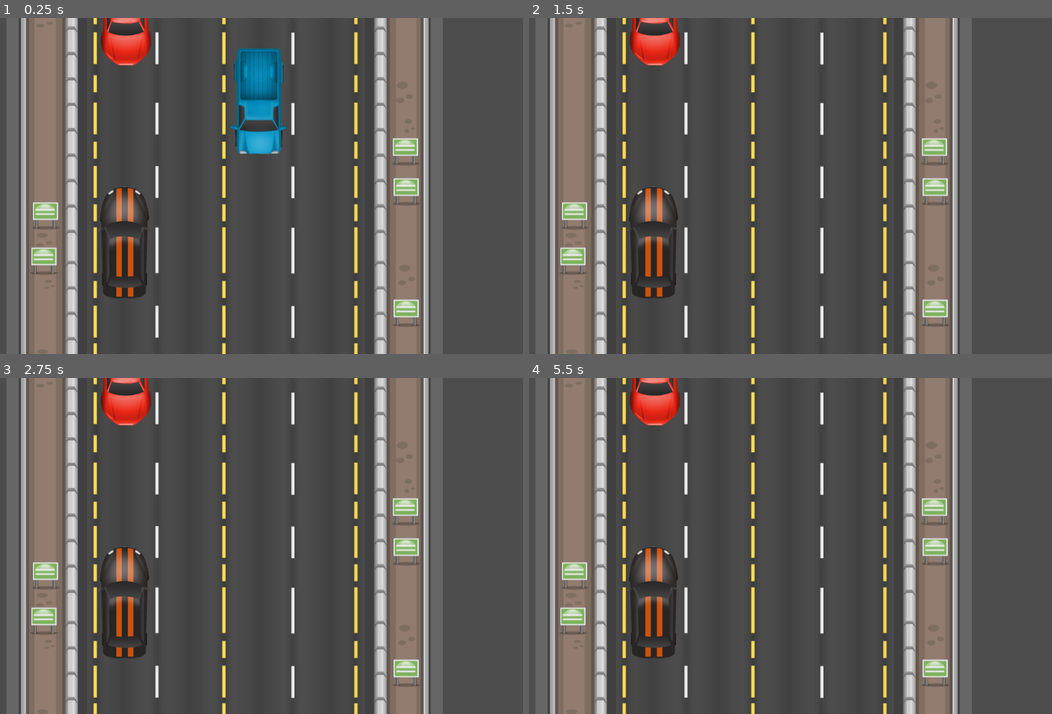
Above: before the commit, frames 1-4 (two rows, left to right).
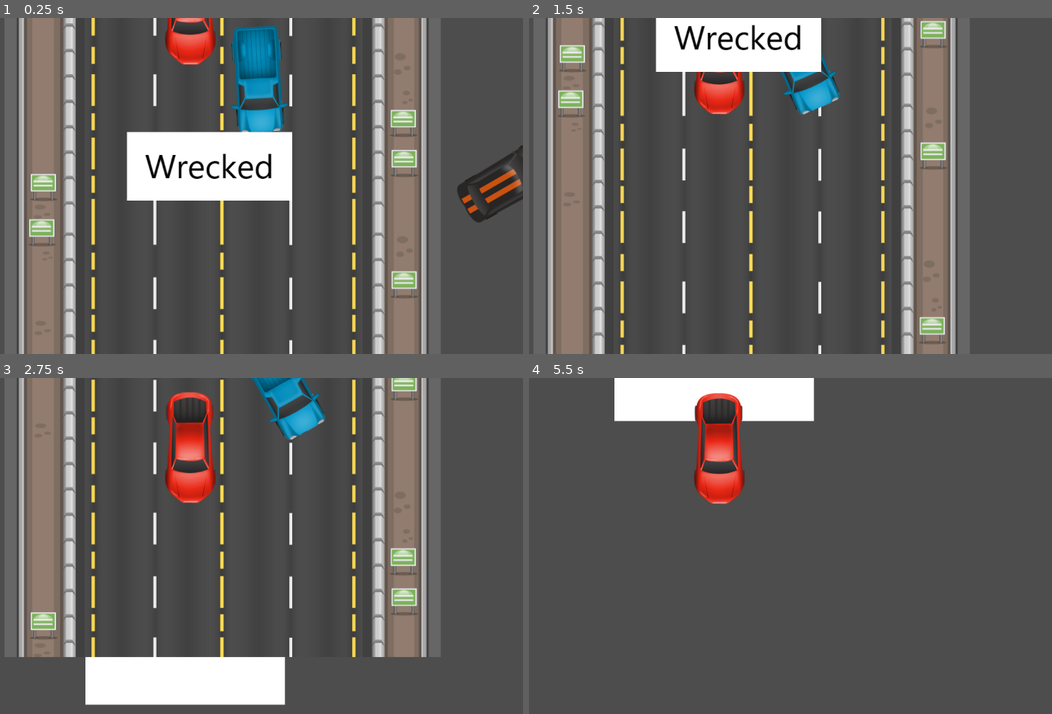
Above: after the commit, the same moments.

Repository: Bigfootmech/GWJ_91-Theft
Game: Godot game, scene res://MainGame.tscn
Same seed, same stepped clock (60 frames per second), same inputs: the game is played once before the commit and once after it. The project has no main scene, so this scene is started directly.
Inputs (mouse positions are in pixels of both pictures, inside the frame that each line leads up to):
- Up to frame 1 (0.25 s): no input
- Up to frame 2 (1.5 s): move the mouse to (884, 169) at 0.52 s; move the mouse to (633, 202) at 1.27 s
- Up to frame 3 (2.75 s): move the mouse to (282, 472) at 2.02 s
- Up to frame 4 (5.5 s): move the mouse to (722, 613) at 2.77 s; move the mouse to (931, 596) at 3.52 s; move the mouse to (570, 495) at 4.27 s; move the mouse to (780, 546) at 5.02 s

The runs differ from the first frame. In frame 1, 29% of the frame differs, in the area x 0-100%, y 0-100%; in frame 2, 24%; in frame 3, 28%; in frame 4, 34%, in the area x 1-85%, y 0-100%.

Commit message:
Add files via upload
https://github.com/Bigfootmech/GWJ_91-Theft/issues/6
https://github.com/Bigfootmech/GWJ_91-Theft/issues/11
https://github.com/Bigfootmech/GWJ_91-Theft/issues/3

Diff:
--- a/MainGame.tscn
+++ b/MainGame.tscn
@@ -3,23 +3,19 @@
 [ext_resource type="Texture2D" uid="uid://dhlcpfmh7rybw" path="res://Assets/background-1.png" id="1_8qpgq"]
 [ext_resource type="Script" uid="uid://dk8w6dejjnupk" path="res://player_controller.gd" id="1_e3m3f"]
 [ext_resource type="Texture2D" uid="uid://bnhx8ecr1tiyr" path="res://Assets/Topdown_vehicle_sprites_pack/Black_viper.png" id="3_pv6b4"]
-[ext_resource type="Texture2D" uid="uid://chfuqada1pgxo" path="res://Assets/Topdown_vehicle_sprites_pack/Audi.png" id="4_8dnxm"]
-[ext_resource type="Texture2D" uid="uid://bcvamvqyyddab" path="res://Assets/Topdown_vehicle_sprites_pack/Mini_truck.png" id="5_v3hs3"]
+[ext_resource type="Script" uid="uid://ddvfvl1arsn02" path="res://character_body_2d.gd" id="4_pv6b4"]
+[ext_resource type="PackedScene" uid="uid://dt1y6dplryeu0" path="res://Scenes/traffic_1.tscn" id="5_pv6b4"]
+[ext_resource type="PackedScene" uid="uid://b43obabba4wg0" path="res://traffic_2.tscn" id="6_8dnxm"]
+[ext_resource type="Texture2D" uid="uid://ddfq175kq5avf" path="res://Assets/wrecked.png" id="8_x5ji8"]
 
 [sub_resource type="RectangleShape2D" id="RectangleShape2D_bqqt8"]
-size = Vector2(89, 216)
+size = Vector2(96, 160.00002)
 
-[sub_resource type="RectangleShape2D" id="RectangleShape2D_x5ji8"]
-size = Vector2(93, 204)
+[sub_resource type="CircleShape2D" id="CircleShape2D_8dnxm"]
+radius = 48.0
 
 [node name="MainGame" type="Node2D" unique_id=350168283]
 position = Vector2(192, 448)
-
-[node name="Camera2D" type="Camera2D" parent="." unique_id=2066980033]
-limit_left = -194
-limit_top = 11
-limit_right = 958
-limit_bottom = 659
 
 [node name="Highway" type="ColorRect" parent="." unique_id=846255079]
 offset_left = -72.0
@@ -48,32 +44,42 @@
 scale = Vector2(1, 0.99846154)
 texture = ExtResource("1_8qpgq")
 
+[node name="Background5" type="Sprite2D" parent="Highway" unique_id=455174558]
+position = Vector2(264, -1472)
+scale = Vector2(1, 0.99846154)
+texture = ExtResource("1_8qpgq")
+
 [node name="Player" type="Node2D" parent="." unique_id=1471804429]
 script = ExtResource("1_e3m3f")
 
-[node name="Image" type="Sprite2D" parent="Player" unique_id=1497333596]
+[node name="PlayerBody" type="CharacterBody2D" parent="Player" unique_id=450687888]
+script = ExtResource("4_pv6b4")
+
+[node name="RearHitbox" type="CollisionShape2D" parent="Player/PlayerBody" unique_id=1970435876]
+position = Vector2(-16, -8)
+rotation = 1.5707964
+shape = SubResource("RectangleShape2D_bqqt8")
+
+[node name="Image" type="Sprite2D" parent="Player/PlayerBody" unique_id=1497333596]
 position = Vector2(8, 0)
+rotation = 1.5707964
 texture = ExtResource("3_pv6b4")
 
-[node name="CharacterBody2D" type="CharacterBody2D" parent="Player" unique_id=450687888]
+[node name="PlayerCamera" type="Camera2D" parent="Player/PlayerBody" unique_id=2066980033]
+limit_left = -190
+limit_top = -12000000
+limit_right = 962
+limit_bottom = 11000000
 
-[node name="CollisionShape2D" type="CollisionShape2D" parent="Player/CharacterBody2D" unique_id=1970435876]
-position = Vector2(-0.5, -4)
-shape = SubResource("RectangleShape2D_bqqt8")
+[node name="FrontHitbox" type="CollisionShape2D" parent="Player/PlayerBody" unique_id=608078229]
+position = Vector2(72, -8)
+shape = SubResource("CircleShape2D_8dnxm")
 
-[node name="Audi" type="Sprite2D" parent="." unique_id=174813645]
-position = Vector2(0, -448)
-rotation = -3.1415927
-texture = ExtResource("4_8dnxm")
+[node name="Traffic1" parent="." unique_id=1572684583 instance=ExtResource("5_pv6b4")]
 
-[node name="RigidBody2D" type="RigidBody2D" parent="." unique_id=1584591627]
-position = Vector2(256.5, -305)
-rotation = 3.1415925
+[node name="Traffic2" parent="." unique_id=1798612917 instance=ExtResource("6_8dnxm")]
+position = Vector2(192, -1616)
 
-[node name="MiniTruck" type="Sprite2D" parent="RigidBody2D" unique_id=537876819]
-position = Vector2(8.5, -9)
-texture = ExtResource("5_v3hs3")
-
-[node name="CollisionShape2D" type="CollisionShape2D" parent="RigidBody2D" unique_id=382036003]
-position = Vector2(-7.5, -1.0000007)
-shape = SubResource("RectangleShape2D_x5ji8")
+[node name="Wrecked" type="Sprite2D" parent="." unique_id=768488778]
+position = Vector2(-816, 16)
+texture = ExtResource("8_x5ji8")
--- /dev/null
+++ b/Scenes/traffic_1.tscn
@@ -0,0 +1,22 @@
+[gd_scene format=3 uid="uid://dt1y6dplryeu0"]
+
+[ext_resource type="Texture2D" uid="uid://chfuqada1pgxo" path="res://Assets/Topdown_vehicle_sprites_pack/Audi.png" id="1_vh4yq"]
+
+[sub_resource type="RectangleShape2D" id="RectangleShape2D_x5ji8"]
+size = Vector2(93, 214.00006)
+
+[node name="Traffic1" type="Node2D" unique_id=1572684583]
+
+[node name="RigidBody2D2" type="RigidBody2D" parent="." unique_id=2102087862]
+position = Vector2(6.1035156e-05, 3.0517578e-05)
+linear_velocity = Vector2(0, 300)
+
+[node name="CollisionShape2D" type="CollisionShape2D" parent="RigidBody2D2" unique_id=1580860697]
+position = Vector2(128.00008, -468.99997)
+rotation = 3.1415925
+shape = SubResource("RectangleShape2D_x5ji8")
+
+[node name="Audi" type="Sprite2D" parent="RigidBody2D2" unique_id=488934596]
+position = Vector2(128.00008, -464)
+rotation = -3.1415927
+texture = ExtResource("1_vh4yq")
--- a/character_body_2d.gd
+++ b/character_body_2d.gd
@@ -1,16 +1,30 @@
 extends CharacterBody2D
 
+const speed = 4000
+const angle_max = 60
+const angle_UP = -90
+const limit_right = angle_UP + angle_max
+const limit_left = angle_UP - angle_max
+var gameOver = false
+var roadIteration = 1
+var roadNodePath = ^"../../Highway/Background1"
+var cameraY = 0
 
 # Called when the node enters the scene tree for the first time.
 func _ready() -> void:
 	rotation = 0
-	pass # Replace with function body.
-
+	cameraY = $PlayerCamera.get_target_position().y - 650
+	return
 
 # Called every frame. 'delta' is the elapsed time since the previous frame.
 func _process(delta: float) -> void:
+	if (cameraY - $PlayerCamera.get_target_position().y) > 650:
+		iterate_road()
+	if gameOver == true:
+		return
 	if get_slide_collision(0) != null:
 		end_game()
+
 	look_at(get_global_mouse_position())
 	if rotation_degrees < limit_left:
 		rotation_degrees = limit_left
@@ -18,14 +32,20 @@
 		rotation_degrees = limit_right
 	velocity = transform.x * speed * delta * 60
 	pass
-const speed = 400
-const angle_max = 60
-const angle_UP = -90
-const limit_right = angle_UP + angle_max
-const limit_left = angle_UP - angle_max
 
 func _physics_process(delta):
 	move_and_slide()
+	pass
 
-func end_game(): #empty for now but the collision detect works
-	1==1
+func end_game():
+	self.get_node(^"../../Wrecked").position = self.position
+	gameOver = true
+	pass
+
+func iterate_road():
+	cameraY -= 650
+	self.get_node(roadNodePath).offset.y -= 3250
+	roadIteration += 1
+	if roadIteration == 6:
+		roadIteration = 1
+	roadNodePath = NodePath("../../Highway/Background" + str(roadIteration))
--- a/project.godot
+++ b/project.godot
@@ -17,6 +17,7 @@
 [physics]
 
 3d/physics_engine="Jolt Physics"
+2d/default_gravity=0.0
 
 [rendering]
 
--- /dev/null
+++ b/traffic_2.tscn
@@ -0,0 +1,23 @@
+[gd_scene format=3 uid="uid://b43obabba4wg0"]
+
+[ext_resource type="Texture2D" uid="uid://bcvamvqyyddab" path="res://Assets/Topdown_vehicle_sprites_pack/Mini_truck.png" id="1_5pffg"]
+
+[sub_resource type="RectangleShape2D" id="RectangleShape2D_x5ji8"]
+size = Vector2(93, 214.00006)
+
+[node name="Traffic2" type="Node2D" unique_id=1798612917]
+scale = Vector2(1, 0.99846154)
+
+[node name="RigidBody2D" type="RigidBody2D" parent="." unique_id=446271826]
+position = Vector2(64.5, 1313.02)
+rotation = 3.1415925
+scale = Vector2(0.99999994, 1.0015408)
+linear_velocity = Vector2(0, 200)
+
+[node name="MiniTruck" type="Sprite2D" parent="RigidBody2D" unique_id=1061646490]
+position = Vector2(8.5, -9)
+texture = ExtResource("1_5pffg")
+
+[node name="CollisionShape2D" type="CollisionShape2D" parent="RigidBody2D" unique_id=1209840258]
+position = Vector2(-7.5, -1.0000007)
+shape = SubResource("RectangleShape2D_x5ji8")
Binary file added: Assets/wrecked.png
Not shown, added: Assets/wrecked.png.import
